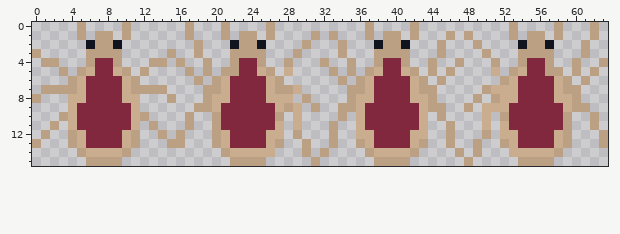
Pixel-art sprite: Assets/_Project/Louse/Walking.png. The picture above was drawn from the file before the commit.
The file is 64x16 pixels. Colours within 5 levels of each other are drawn and written as one.
And afterwards:
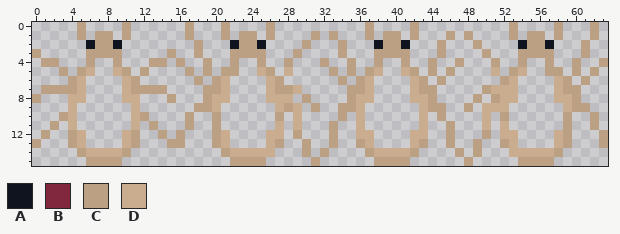
Palette (. is transparent): A #10141f  B #82283e  C #bca084  D #caac8f
From the commit log: updated Walking & Biting sprite sheets
Change:
Colour B is removed in rows 4 to 5 at x 7 to 8, 23 to 24, 39 to 40 and 55 to 56; in rows 6 to 8 at x 6 to 9, 22 to 25, 38 to 41 and 54 to 57; in rows 9 to 11 at x 5 to 10, 21 to 26, 37 to 42 and 53 to 58; in rows 12 to 13 at x 6 to 9, 22 to 25, 38 to 41 and 54 to 57.
Where, in picture pixels (left, top, right, bottom), the same in both pictures:
erased: (77, 58, 131, 148)
erased: (221, 58, 275, 148)
erased: (365, 58, 419, 148)
erased: (509, 58, 563, 148)
